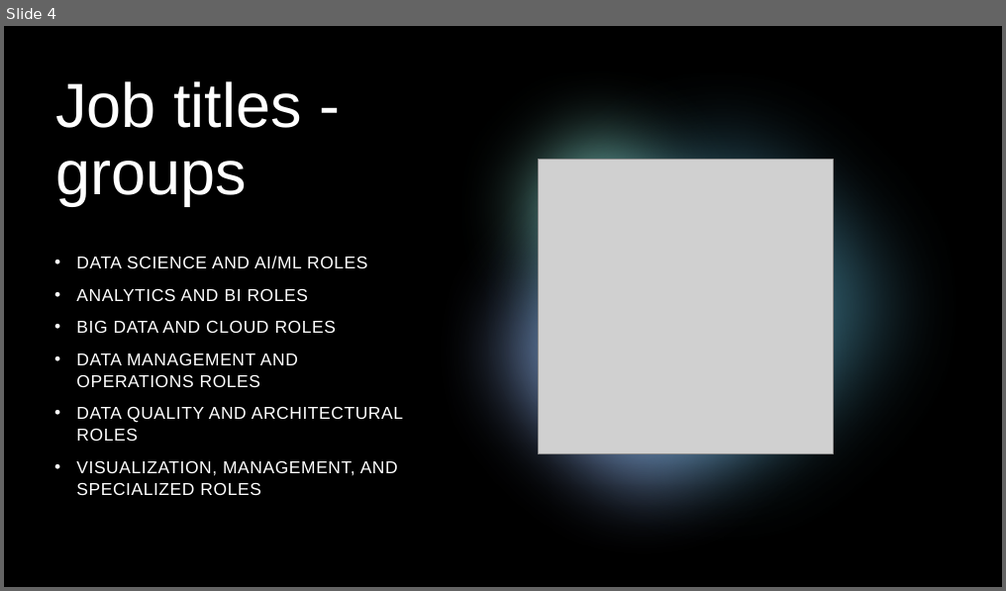
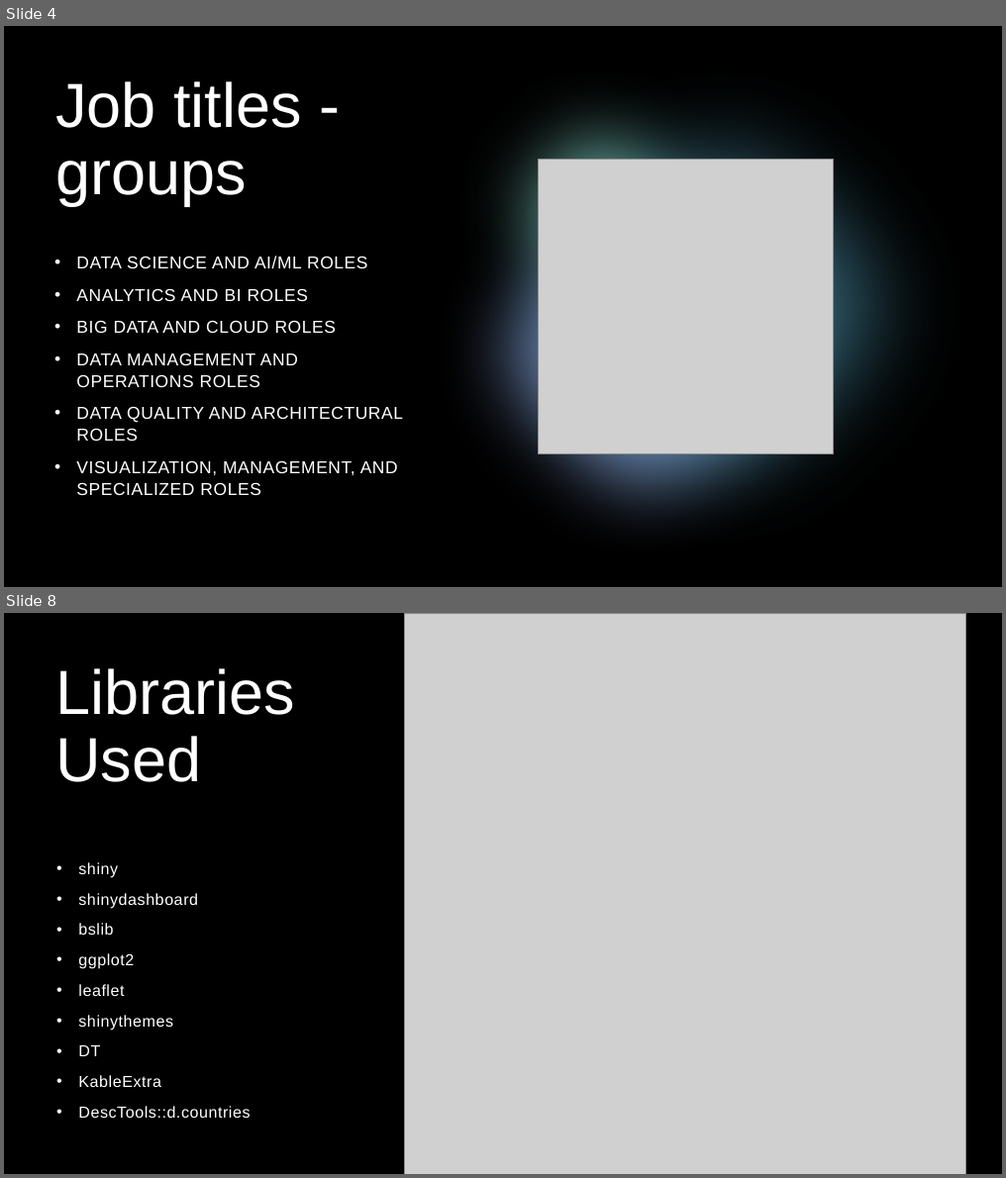
Before and after one commit to JakubMarciniak1/RProject, a slide deck: Prezentacja2.pptx. Shown one above the other, each under a label of ours: slide 4 before the commit, slides 4 and 8 after it; the slides between them are not shown. The pictures are 1006x591 and 1006x1178 pixels, drawn with LibreOffice and Linux fonts; fonts in the diff are those of the drawing; grey boxes stand for pictures. Boxes give left, top, right and bottom in pixels: in the first picture for what was removed or moved away, otherwise in the second. Text is boxed around its words. In the diff, an @@ line names an element or a change of style, - is before the commit and + after.

```diff
--- a/Prezentacja2.pptx
+++ b/Prezentacja2.pptx
@@ slide 8 added at [4, 613, 1002, 1174], background #000000; not listed: 5 template elements that a slide beside it also shows @@
@@ rectangle added at [4, 613, 1002, 1174], fill #000000 @@
@@ picture added at [405, 613, 966, 1174] @@
@@ ellipse added at [442, 613, 1002, 1174], fill #5AADC9 at 60% opacity @@
@@ title added at [55, 668, 295, 782], 60 pt, text #FFFFFF @@
+Libraries Used
@@ ellipse added at [408, 703, 879, 1174], fill #85A1D7 at 80% opacity @@
@@ text added at [78, 862, 250, 1118], 15.3 pt, text #FFFFFF @@
+• shiny
+• shinydashboard
+• bslib
+• ggplot2
+• leaflet
+• shinythemes
+• DT
+• KableExtra
+• DescTools::d.countries
```
Also in this commit, not shown: 4 other slides added, 10 slides removed.
